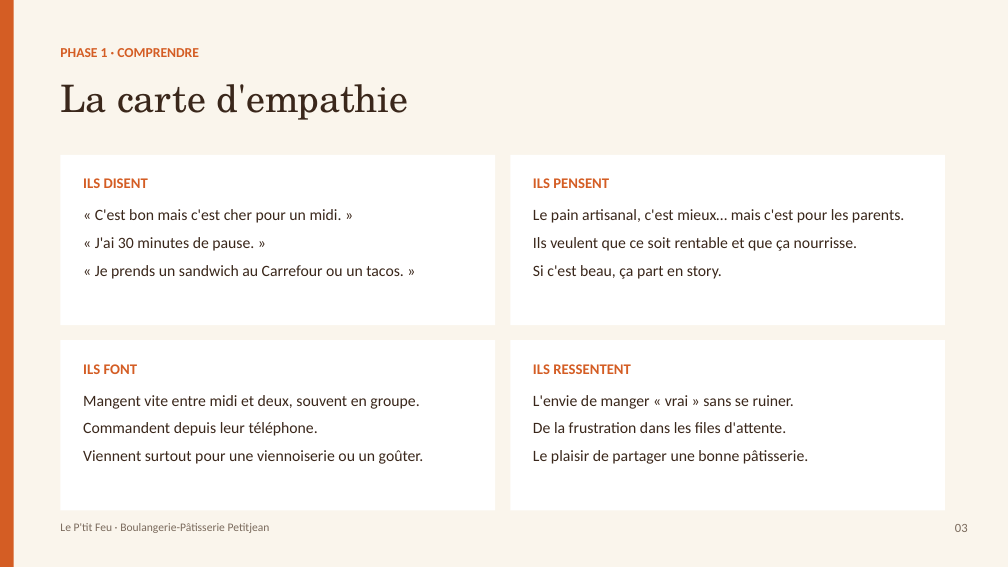
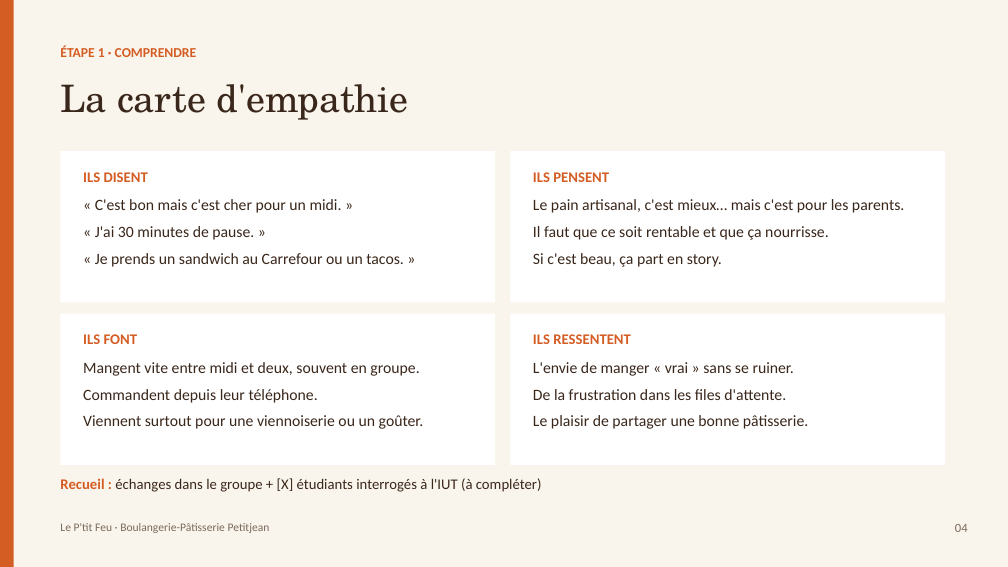
Before and after one commit to matheoguz/Devoir-TC-, a slide deck: slide 4 of design-thinking-petitjean/Le-Ptit-Feu-diapo.pptx (slide 3 before the commit). Drawn at 1008x567 pixels with LibreOffice and Linux fonts; fonts in the diff are those of the drawing. Boxes give left, top, right and bottom in pixels: in the first picture for what was removed or moved away, otherwise in the second. Text is boxed around its words. In the diff, an @@ line names an element or a change of style, - is before the commit and + after.

```diff
--- a/design-thinking-petitjean/Le-Ptit-Feu-diapo.pptx
+++ b/design-thinking-petitjean/Le-Ptit-Feu-diapo.pptx
@@ text at [60, 46, 197, 57]: text changed @@
-PHASE 1 · COMPRENDRE
+ÉTAPE 1 · COMPRENDRE
@@ rectangle: place and size @@
-rectangle at [60, 155, 495, 325]
+rectangle at [60, 151, 495, 302]
@@ text "ILS DISENT": place and size @@
-text "ILS DISENT" at [83, 178, 148, 188]
+text "ILS DISENT" at [83, 172, 148, 182]
@@ rectangle: place and size @@
-rectangle at [510, 155, 945, 325]
+rectangle at [510, 151, 945, 302]
@@ text "ILS PENSENT": place and size @@
-text "ILS PENSENT" at [533, 178, 609, 188]
+text "ILS PENSENT" at [533, 172, 609, 182]
@@ text "« C'est bon mais c'est ...": place and size @@
-text "« C'est bon mais c'est ..." at [95, 209, 404, 279]
+text "« C'est bon mais c'est ..." at [95, 199, 404, 267]
@@ text at [533, 199, 904, 267]: line spacing 1.05 to 1 @@
@@ text "Le pain artisanal, c'est mieux… ...": place and size @@
-text "Le pain artisanal, c'est mieux… ..." at [533, 209, 904, 279]
+text "Le pain artisanal, c'est mieux… ..." at [533, 199, 904, 267]
@@ text at [533, 226, 829, 240]: text changed @@
-Ils veulent que ce soit rentable et que ça nourrisse.
+Il faut que ce soit rentable et que ça nourrisse.
@@ rectangle: place and size @@
-rectangle at [60, 340, 495, 510]
+rectangle at [60, 314, 495, 465]
@@ text "ILS FONT": place and size @@
-text "ILS FONT" at [83, 364, 138, 374]
+text "ILS FONT" at [83, 334, 138, 344]
@@ rectangle: place and size @@
-rectangle at [510, 340, 945, 510]
+rectangle at [510, 314, 945, 465]
@@ text "ILS RESSENTENT": place and size @@
-text "ILS RESSENTENT" at [533, 364, 631, 374]
+text "ILS RESSENTENT" at [533, 334, 631, 344]
@@ text "Mangent vite entre midi et ...": place and size @@
-text "Mangent vite entre midi et ..." at [83, 395, 424, 464]
+text "Mangent vite entre midi et ..." at [83, 362, 424, 429]
@@ line spacing 1.05 to 1 in 3 elements at [95, 199, 404, 267], [83, 362, 424, 429], [533, 362, 808, 429] @@
@@ text "L'envie de manger « vrai ...": place and size @@
-text "L'envie de manger « vrai ..." at [533, 395, 808, 464]
+text "L'envie de manger « vrai ..." at [533, 362, 808, 429]
@@ text added at [60, 478, 542, 492], 14 pt, text #3A271B @@
+Recueil : échanges dans le groupe + [X] étudiants interrogés à l'IUT (à compléter)
@@ text at [955, 524, 968, 532]: text changed @@
-03
+04
```
Also in this commit, not shown: 11 other slides changed, 6 slides added, 2 slides removed, 4 other files.
